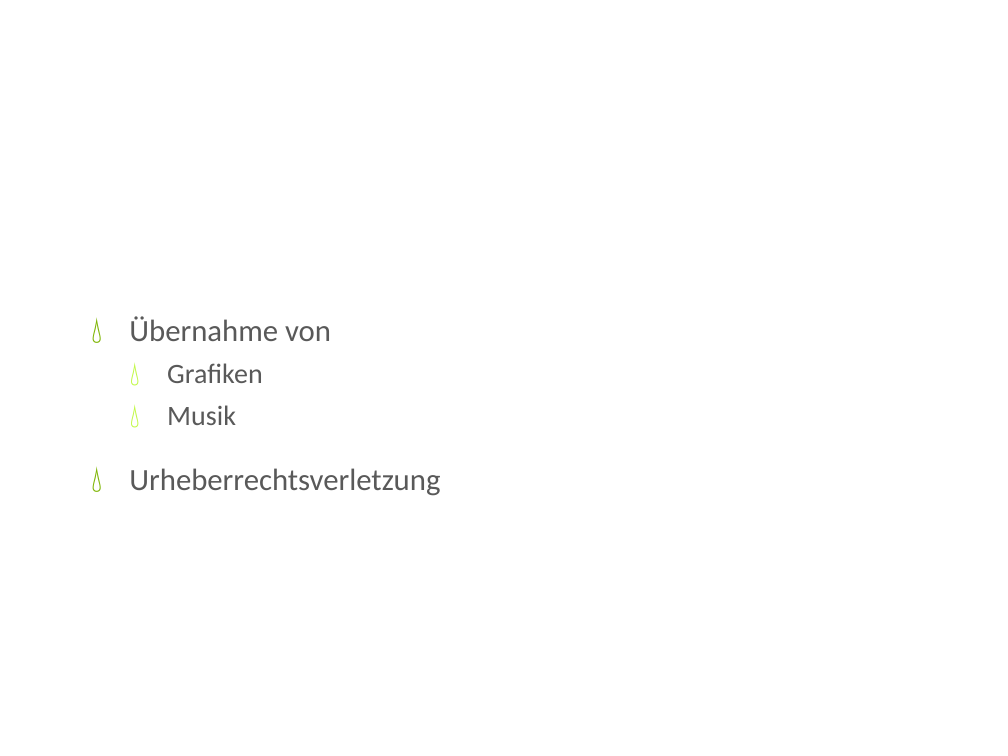
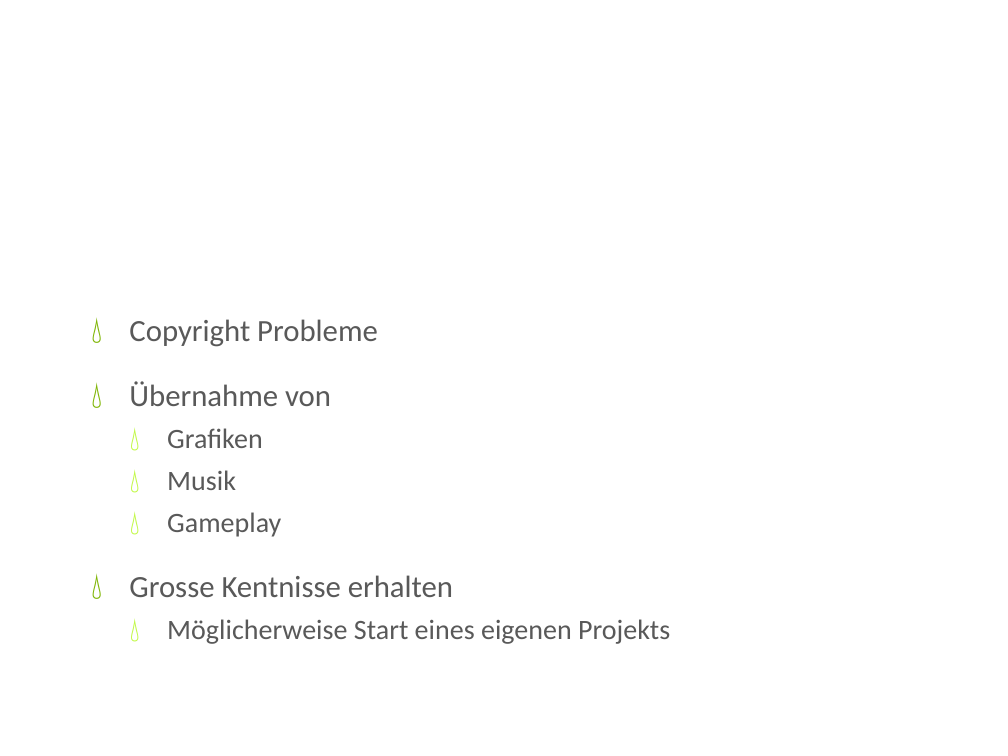
Before and after one commit to iluuu1994/Super-Mario-Bros, a slide deck: slide 33 of Resources/docs/CGR Präsentation.pptx (slide 24 before the commit). Drawn at 1008x756 pixels with LibreOffice and Linux fonts; fonts in the diff are those of the drawing; background and template pictures are left out. Boxes give left, top, right and bottom in pixels: in the first picture for what was removed or moved away, otherwise in the second. Text is boxed around its words. In the diff, an @@ line names an element or a change of style, - is before the commit and + after.

```diff
--- a/Resources/docs/CGR Präsentation.pptx
+++ b/Resources/docs/CGR Präsentation.pptx
@@ text at (x1=129, y1=319, x2=378, y2=347): paragraph added @@
+💧 Copyright Probleme
@@ text at (x1=129, y1=512, x2=670, y2=644): text changed; size 22 to 20 pt @@
-💧 Urheberrechtsverletzung
+  💧 Gameplay
+💧 Grosse Kentnisse erhalten
+  💧 Möglicherweise Start eines eigenen Projekts
```
Also in this commit, not shown: 3 other slides changed, 9 slides added.
